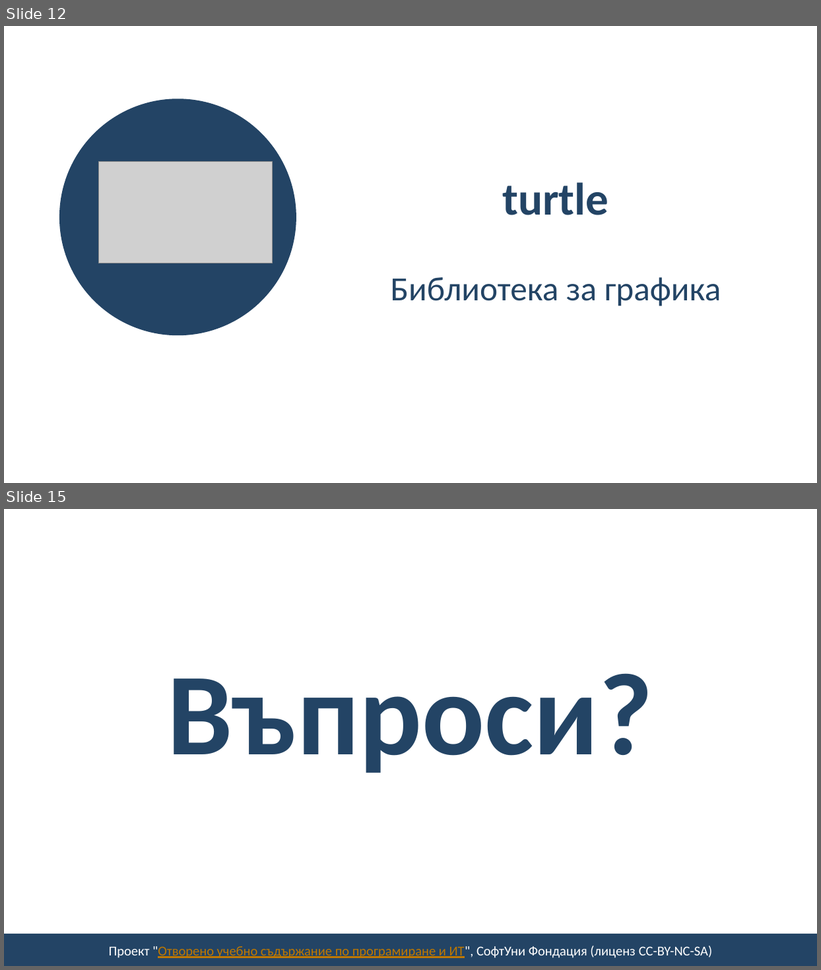
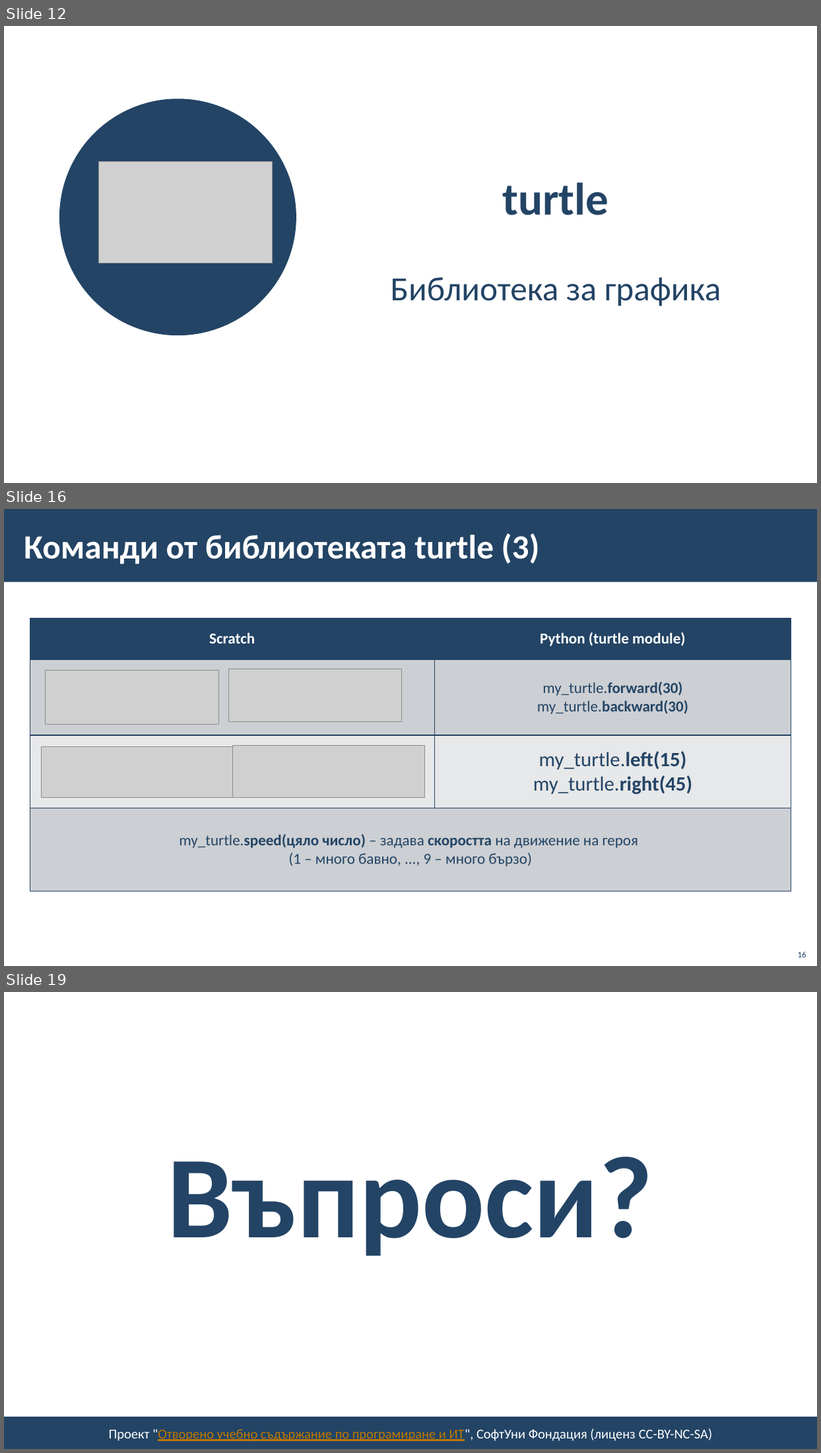
Before and after one commit to BG-IT-Edu/School-Programming, a slide deck: Courses/Computer-Modeling-and-IT/Computer-Modeling-and-IT-6-Class/27-{last-number}-Python/31-Libraries/31-Libraries.pptx. Shown one above the other, each under a label of ours: slides 12 and 15 before the commit, slides 12, 16 and 19 after it; the slides between them are not shown. The pictures are 821x970 and 821x1453 pixels, drawn with LibreOffice and Linux fonts; fonts in the diff are those of the drawing; grey boxes stand for pictures; background and template pictures are left out. Boxes give left, top, right and bottom in pixels: in the first picture for what was removed or moved away, otherwise in the second. Text is boxed around its words. In the diff, an @@ line names an element or a change of style, - is before the commit and + after.

```diff
--- a/Courses/Computer-Modeling-and-IT/Computer-Modeling-and-IT-6-Class/27-{last-number}-Python/31-Libraries/31-Libraries.pptx
+++ b/Courses/Computer-Modeling-and-IT/Computer-Modeling-and-IT-6-Class/27-{last-number}-Python/31-Libraries/31-Libraries.pptx
@@ slide 16 added at bbox=[4, 509, 817, 966], background #FFFFFF @@
@@ rectangle added at bbox=[4, 509, 817, 582], fill #234465 @@
@@ title added at bbox=[24, 533, 540, 564], 40 pt, text #FFFFFF, bold @@
+Команди от библиотеката turtle (3)
@@ table added at bbox=[30, 618, 791, 891], 4 rows, 2 columns @@
+Scratch | Python (turtle module)
+ | my_turtle.forward(30) / my_turtle.backward(30)
+ | my_turtle.left(15) / my_turtle.right(45)
+my_turtle.speed(цяло число) – задава скоростта на движение на героя / (1 – много бавно, ..., 9 – много бързо) | 
@@ picture added at bbox=[45, 671, 218, 724] @@
@@ picture added at bbox=[229, 669, 402, 722] @@
@@ picture added at bbox=[233, 746, 424, 797] @@
@@ picture added at bbox=[41, 747, 233, 798] @@
@@ page number added at bbox=[798, 952, 807, 958], 10 pt, text #234465 @@
+16
@@ what was slide 15 is now slide 19 @@
```
Also in this commit, not shown: 2 slides changed, 3 other slides added.
